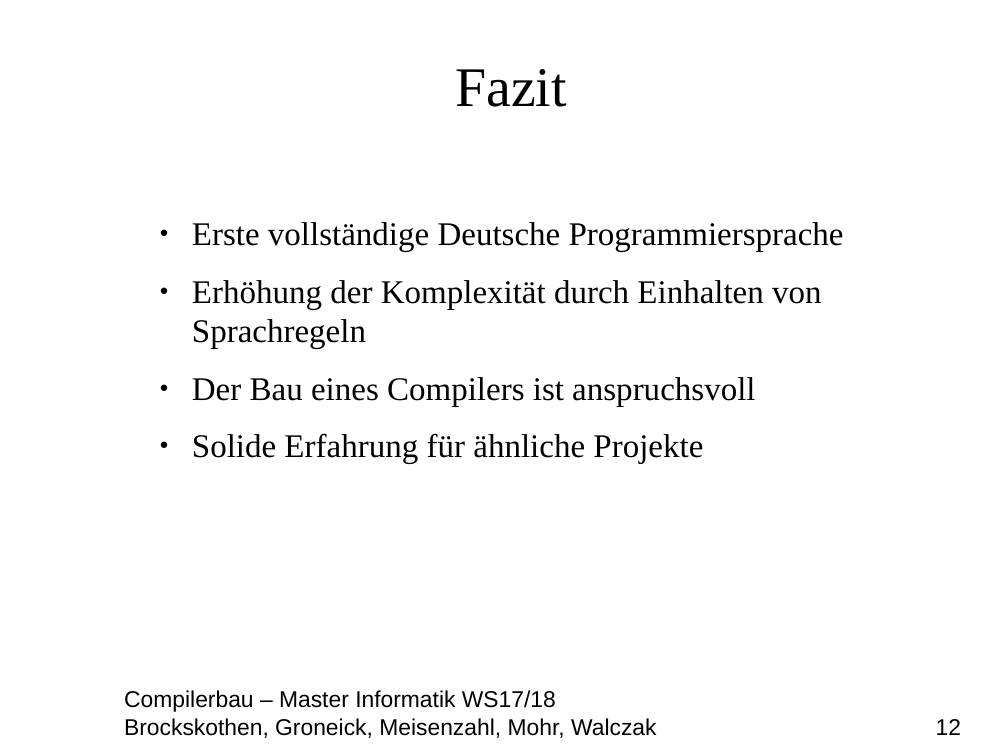
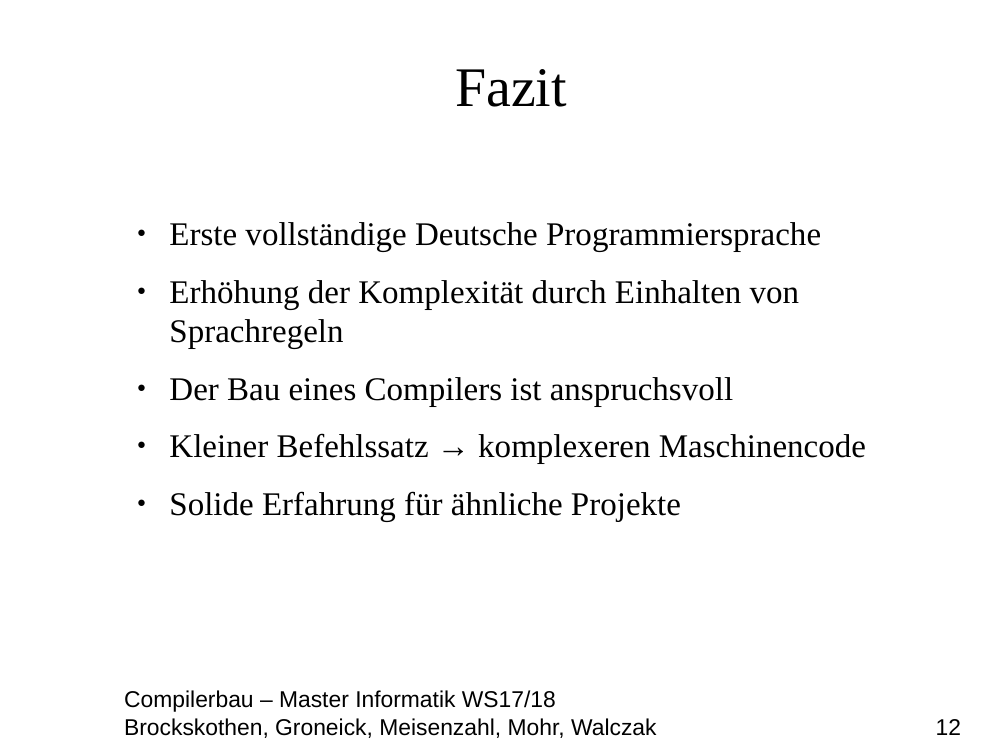
Before and after one commit to MasterInformatikHsBochum/Eine-deutsche-Praesentation, a slide deck: slide 12 of Präsentation.odp. Drawn at 1008x756 pixels with LibreOffice and Linux fonts; fonts in the diff are those of the drawing; background and template pictures are left out. Boxes give left, top, right and bottom in pixels: in the first picture for what was removed or moved away, otherwise in the second. Text is boxed around its words. In the diff, an @@ line names an element or a change of style, - is before the commit and + after.

```diff
--- a/Präsentation.odp
+++ b/Präsentation.odp
@@ text at <box>169,433,866,464</box>: paragraph added @@
+● Kleiner Befehlssatz → komplexeren Maschinencode
```
Also in this commit, not shown: 1 other file.
